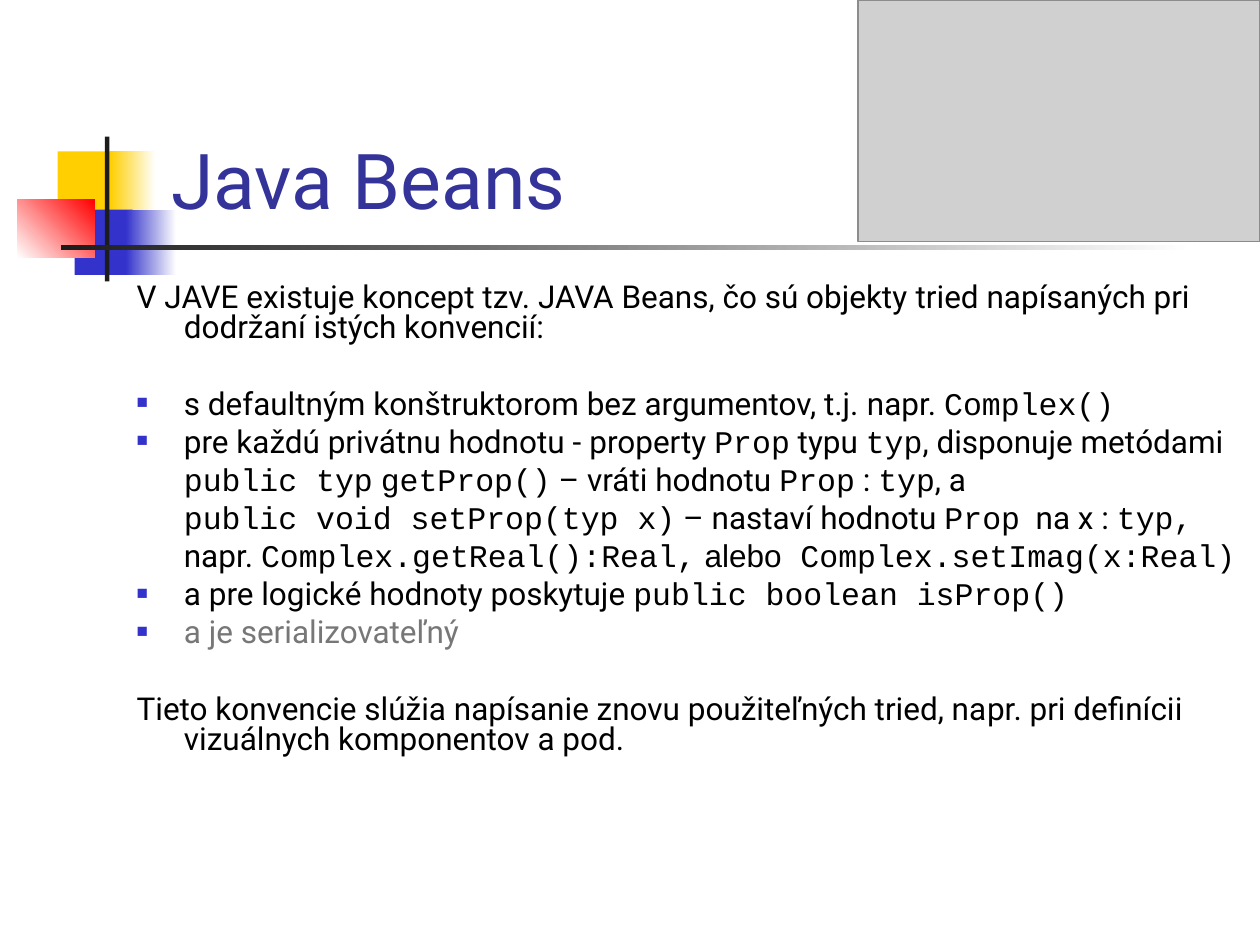
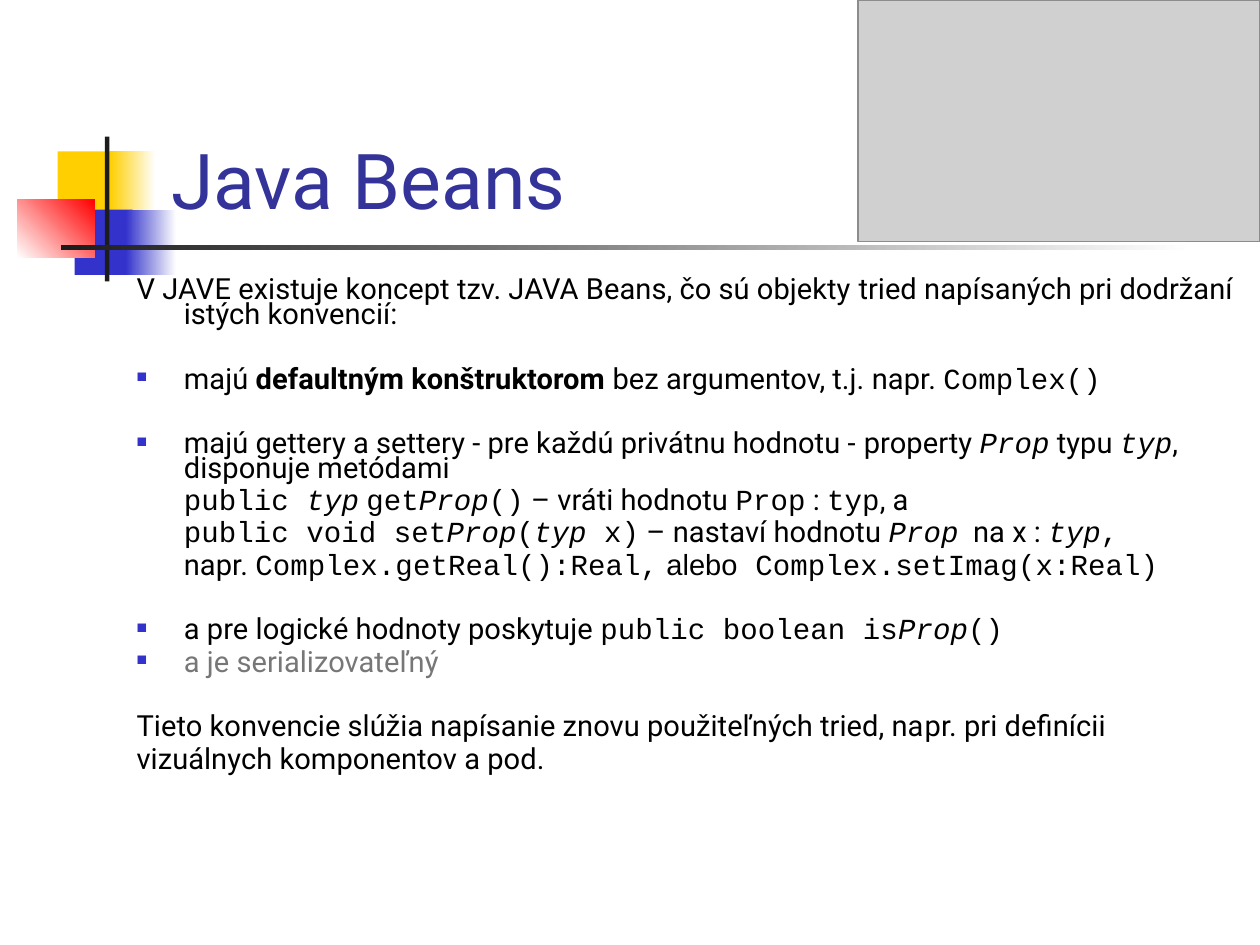
Before and after one commit to Programovanie4/Prednasky, a slide deck: slide 18 of 02/02_java.ppt (slide 17 before the commit). Drawn at 1260x945 pixels with LibreOffice and Linux fonts; fonts in the diff are those of the drawing; grey boxes stand for pictures. Boxes give left, top, right and bottom in pixels: in the first picture for what was removed or moved away, otherwise in the second. Text is boxed around its words. In the diff, an @@ line names an element or a change of style, - is before the commit and + after.

```diff
--- a/02/02_java.ppt
+++ b/02/02_java.ppt
@@ text at [137, 272, 1233, 678]: size 18 to 16.6 pt in "V JAVE existuje koncept tzv. JAVA Beans, ...", "public typ getProp() – vráti hodnotu Prop ...", "public void setProp(typ x) – nastaví hodnotu ...", "napr. Complex.getReal():Real, alebo Complex.setImag(x:Real)" and 2 more places; italic on in "typ getProp()", "setProp(typ Prop typ,", "isProp()"; line spacing 0.8 to 0.7 @@
@@ text at [184, 367, 1178, 485]: text changed; size 18 to 16.6 pt @@
-■ s defaultným konštruktorom bez argumentov, t.j. napr. Complex()
-■ pre každú privátnu hodnotu - property Prop typu typ, disponuje metódami
+■ majú defaultným konštruktorom bez argumentov, t.j. napr. Complex()
+■ majú gettery a settery - pre každú privátnu hodnotu - property Prop typu typ, disponuje metódami
@@ text at [137, 714, 1106, 775]: text changed; size 18 to 16.6 pt @@
-Tieto konvencie slúžia napísanie znovu použiteľných tried, napr. pri definícii vizuálnych komponentov a pod.
+Tieto konvencie slúžia napísanie znovu použiteľných tried, napr. pri definícii
+vizuálnych komponentov a pod.
```
Also in this commit, not shown: 9 other slides changed, 3 slides added, 1 other file.
